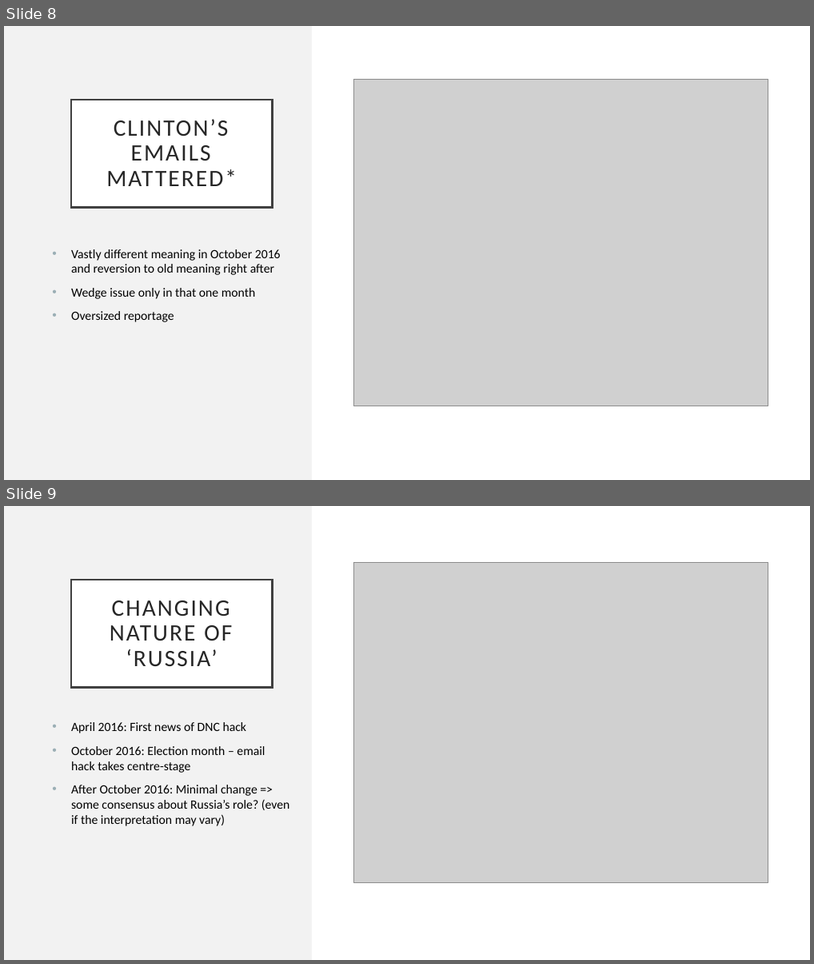
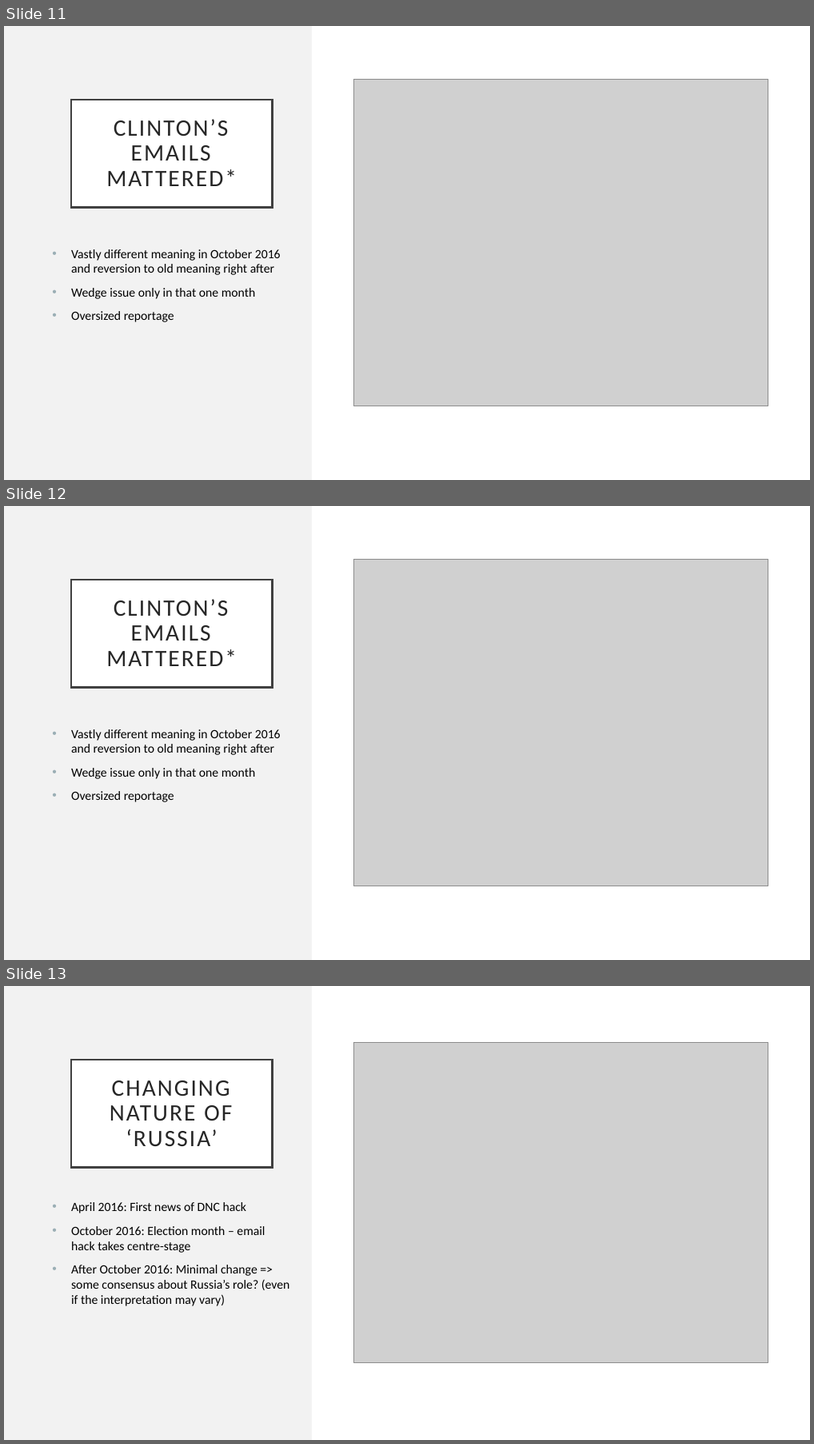
Before and after one commit to adarshmathew/Content-Analysis-2020, a slide deck: code_presentation/embeddings.pptx. Shown one above the other, each under a label of ours: slides 8 and 9 before the commit, slides 11, 12 and 13 after it. The pictures are 814x964 and 814x1444 pixels, drawn with LibreOffice and Linux fonts; fonts in the diff are those of the drawing; grey boxes stand for pictures. Boxes give left, top, right and bottom in pixels: in the first picture for what was removed or moved away, otherwise in the second. Text is boxed around its words. In the diff, an @@ line names an element or a change of style, - is before the commit and + after.

```diff
--- a/code_presentation/embeddings.pptx
+++ b/code_presentation/embeddings.pptx
@@ slide 12 added at bbox=[4, 506, 810, 960], background #F2F2F2; not listed: 1 template element that a slide beside it also shows @@
@@ rectangle added at bbox=[312, 506, 810, 960], fill #FFFFFF @@
@@ picture added at bbox=[354, 559, 768, 886] @@
@@ title added at bbox=[71, 580, 273, 688], fill #FFFFFF, outline #404040 2.5 pt, 28 pt, text #262626 @@
+CLINTON’S EMAILS MATTERED*
@@ text added at bbox=[71, 729, 281, 802], 15 pt, text #000000 @@
+• Vastly different meaning in October 2016 and reversion to old meaning right after
+• Wedge issue only in that one month
+• Oversized reportage
@@ what was slide 8 is now slide 11 @@
@@ what was slide 9 is now slide 13 @@
```
Also in this commit, not shown: 3 slides changed, 8 other slides added, 1 slide removed, 2 other files.
